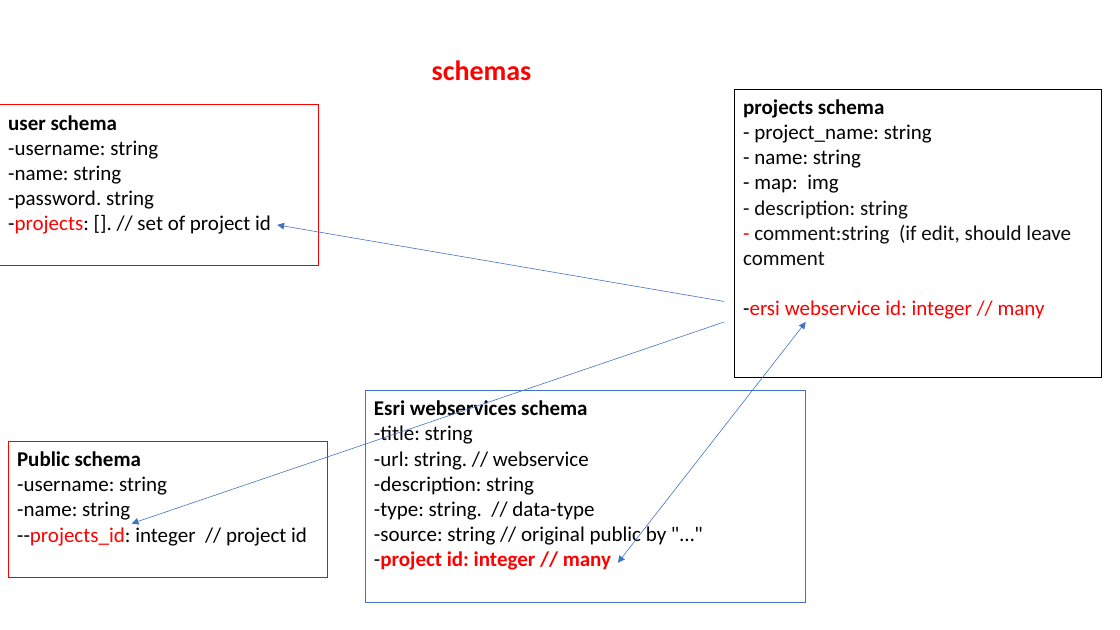
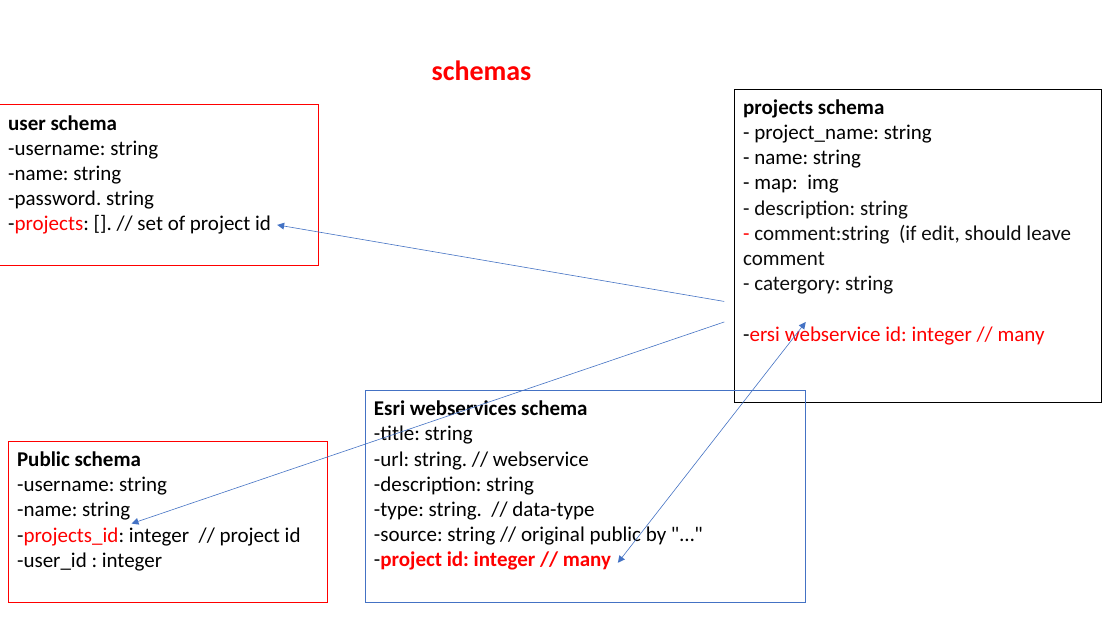
Before and after one commit to annguye2/geospatial-online-project, a slide deck: slide 2 of Geospatial Online Project.pptx. Drawn at 1120x630 pixels with LibreOffice and Linux fonts; fonts in the diff are those of the drawing. Boxes give left, top, right and bottom in pixels: in the first picture for what was removed or moved away, otherwise in the second. Text is boxed around its words. In the diff, an @@ line names an element or a change of style, - is before the commit and + after.

Commit message:
change in schema

```diff
--- a/Geospatial Online Project.pptx
+++ b/Geospatial Online Project.pptx
@@ rectangle "projects schema": place and size @@
-rectangle "projects schema" at [735,89,1102,377]
+rectangle "projects schema" at [735,89,1102,403]
@@ text in rectangle at [754,275,893,294]: paragraph added @@
+- catergory: string
@@ rectangle "Public schema": place and size @@
-rectangle "Public schema" at [9,442,328,578]
+rectangle "Public schema" at [9,442,328,603]
@@ text in rectangle at [17,524,301,571]: text changed @@
---projects_id: integer // project id
+-projects_id: integer // project id
+-user_id : integer
```
Also in this commit, not shown: 1 other slide changed, 1 slide added, 1 other file.
